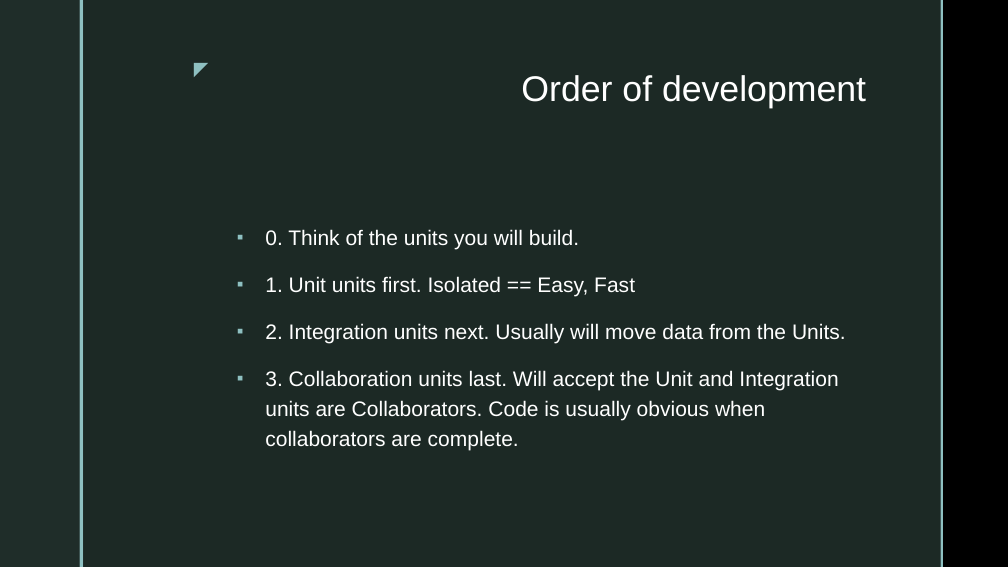
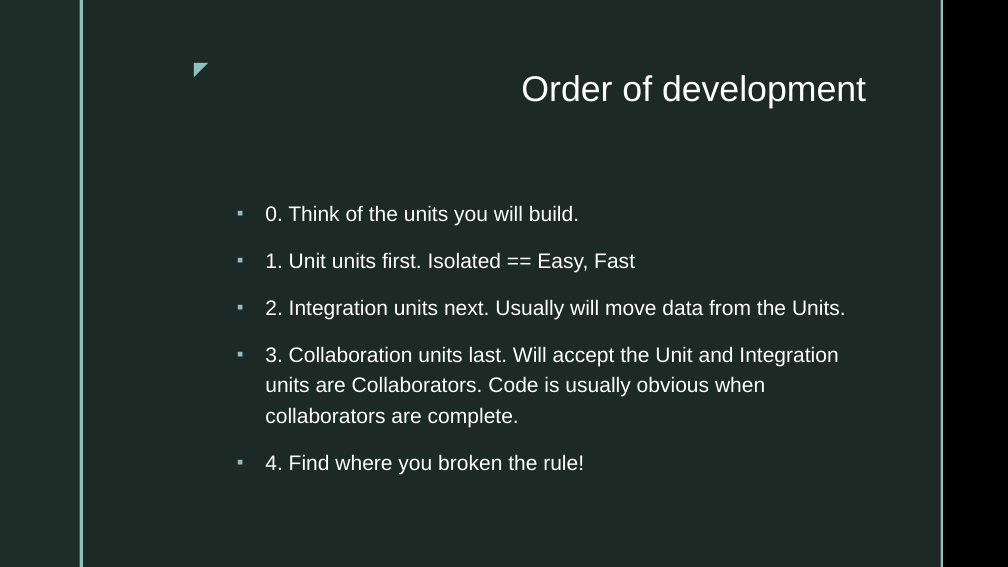
Before and after one commit to mvphelps/SingleTestabilityPrinciple, a slide deck: slide 35 of SingleTestabilityPrinciple.pptx (slide 24 before the commit). Drawn at 1008x567 pixels with LibreOffice and Linux fonts; fonts in the diff are those of the drawing; background and template pictures are left out. Boxes give left, top, right and bottom in pixels: in the first picture for what was removed or moved away, otherwise in the second. Text is boxed around its words. In the diff, an @@ line names an element or a change of style, - is before the commit and + after.

```diff
--- a/SingleTestabilityPrinciple.pptx
+++ b/SingleTestabilityPrinciple.pptx
@@ text at [265,454,584,474]: paragraph added @@
+▪ 4. Find where you broken the rule!
```
Also in this commit, not shown: 11 slides added.
